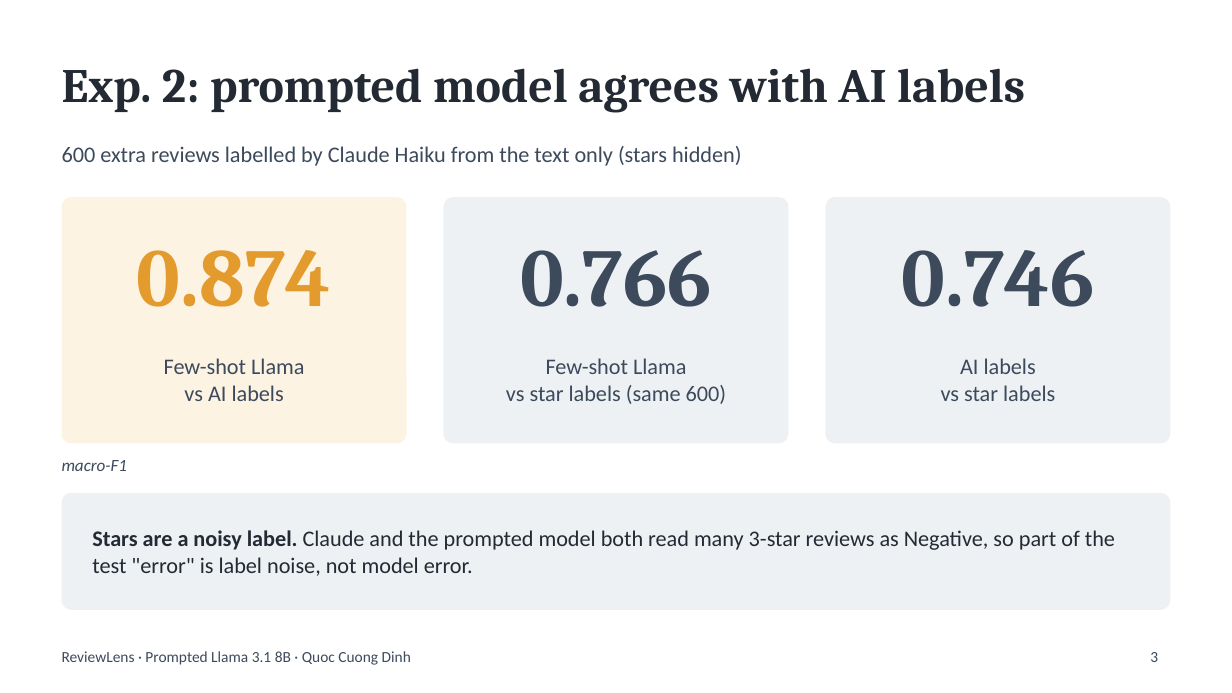
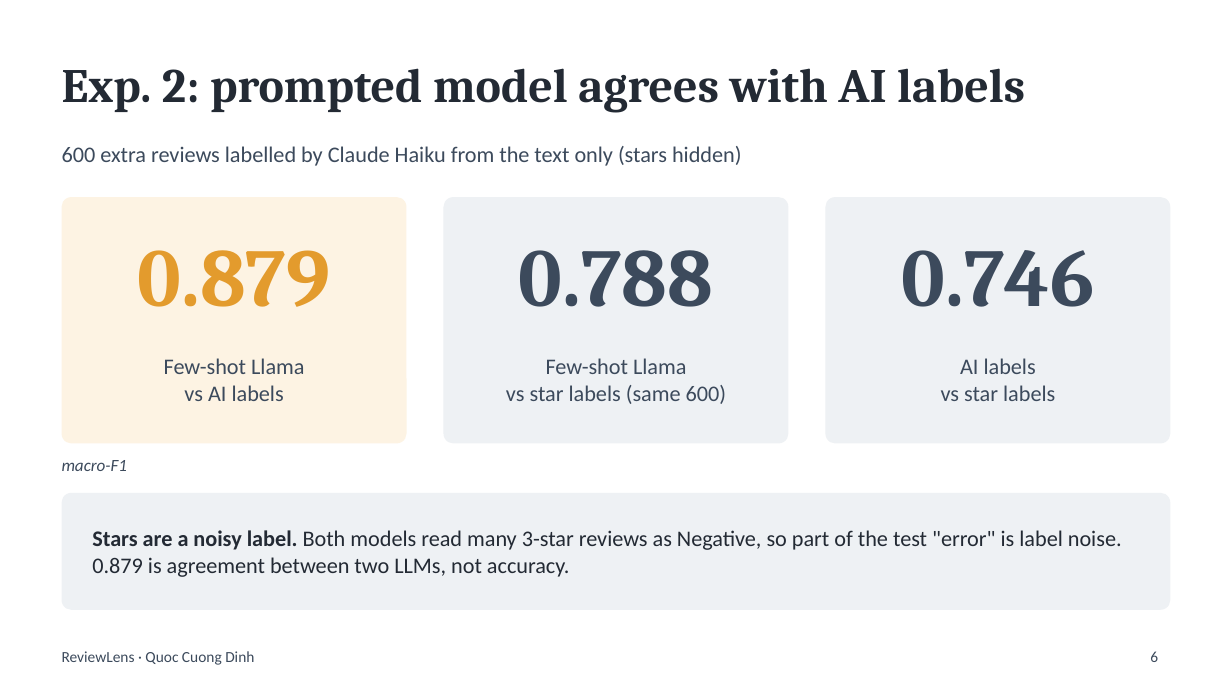
Before and after one commit to Junebhone/ReviewLens, a slide deck: slide 6 of docs/slides/Dinh_ReviewLens_Slides.pptx (slide 3 before the commit). Drawn at 1232x693 pixels with LibreOffice and Linux fonts; fonts in the diff are those of the drawing. Boxes give left, top, right and bottom in pixels: in the first picture for what was removed or moved away, otherwise in the second. Text is boxed around its words. In the diff, an @@ line names an element or a change of style, - is before the commit and + after.

```diff
--- a/docs/slides/Dinh_ReviewLens_Slides.pptx
+++ b/docs/slides/Dinh_ReviewLens_Slides.pptx
@@ text at [138,250,331,307]: text changed @@
-0.874
+0.879
@@ text at [519,250,714,307]: text changed @@
-0.766
+0.788
@@ text at [92,530,1122,577]: text changed @@
-Stars are a noisy label. Claude and the prompted model both read many 3-star reviews as Negative, so part of the test "error" is label noise, not model error.
+Stars are a noisy label. Both models read many 3-star reviews as Negative, so part of the test "error" is label noise. 0.879 is agreement between two LLMs, not accuracy.
@@ text at [62,651,254,665]: text changed @@
-ReviewLens · Prompted Llama 3.1 8B · Quoc Cuong Dinh
+ReviewLens · Quoc Cuong Dinh
@@ page number at [1150,651,1158,662]: text changed @@
-3
+6
```
Also in this commit, not shown: 4 other slides changed, 3 slides added, 4 other files.
